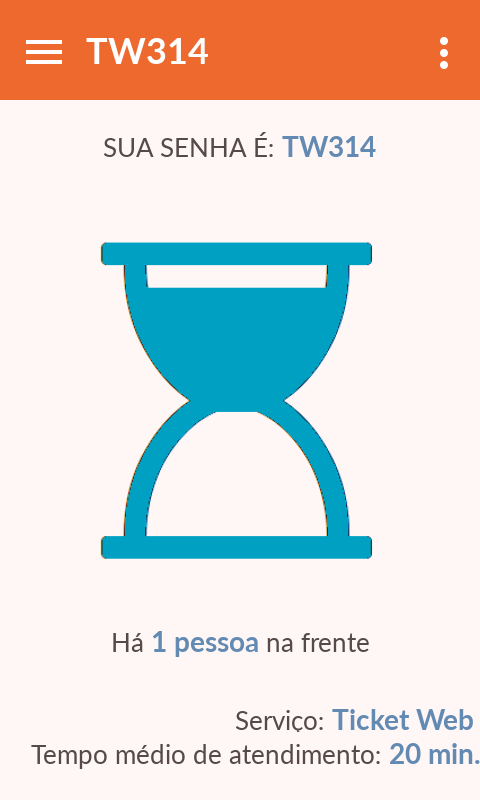
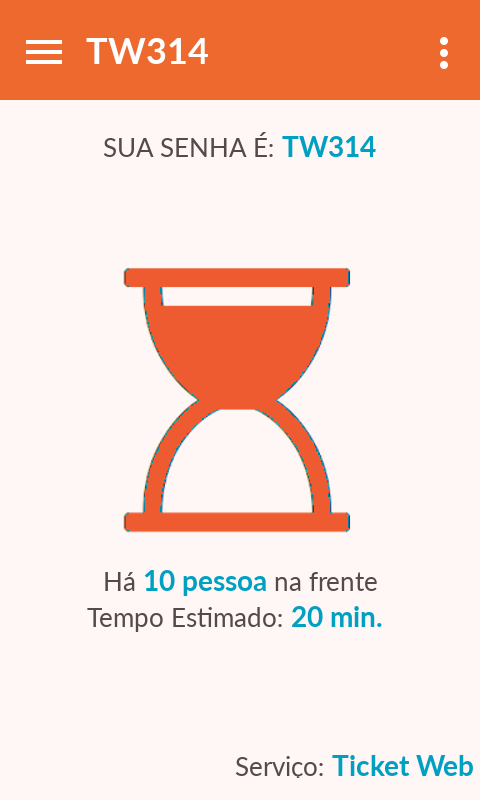
The second 480×800 image is a revision of the first. Changes to its layers:
renamed "Tempo médio de atendimento: 20..." to "Tempo Estimado: 20 min.", painted on it over [31, 606, 480, 769]
painted on "Serviço: Ticket Web" over [235, 709, 473, 778]
painted on "Há 1 pessoa na frente" over [105, 570, 377, 657]
painted on "SUA SENHA É: TW314" over [282, 136, 376, 157]
painted on "ampulheta" over [100, 242, 373, 560]
